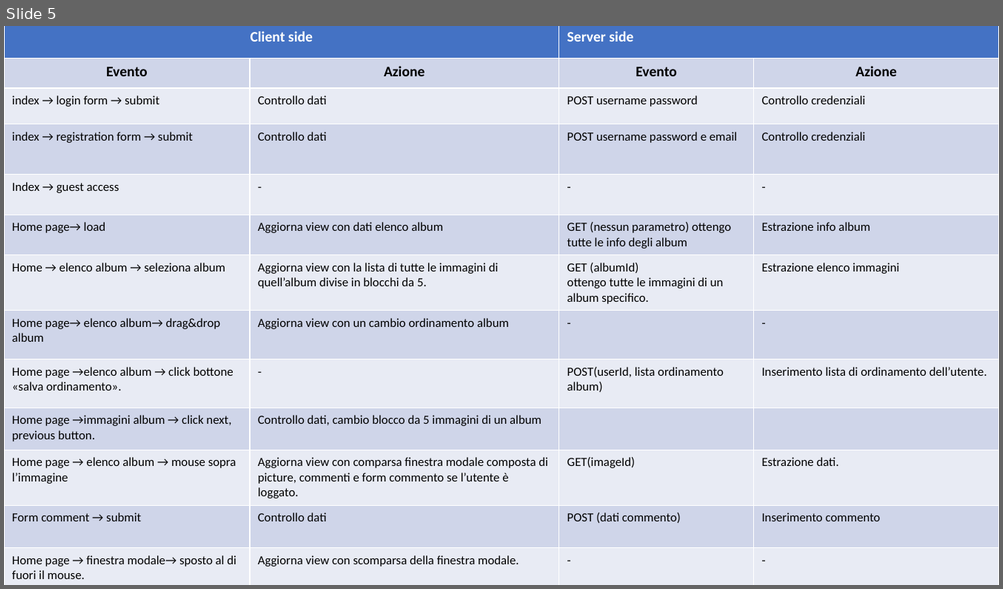
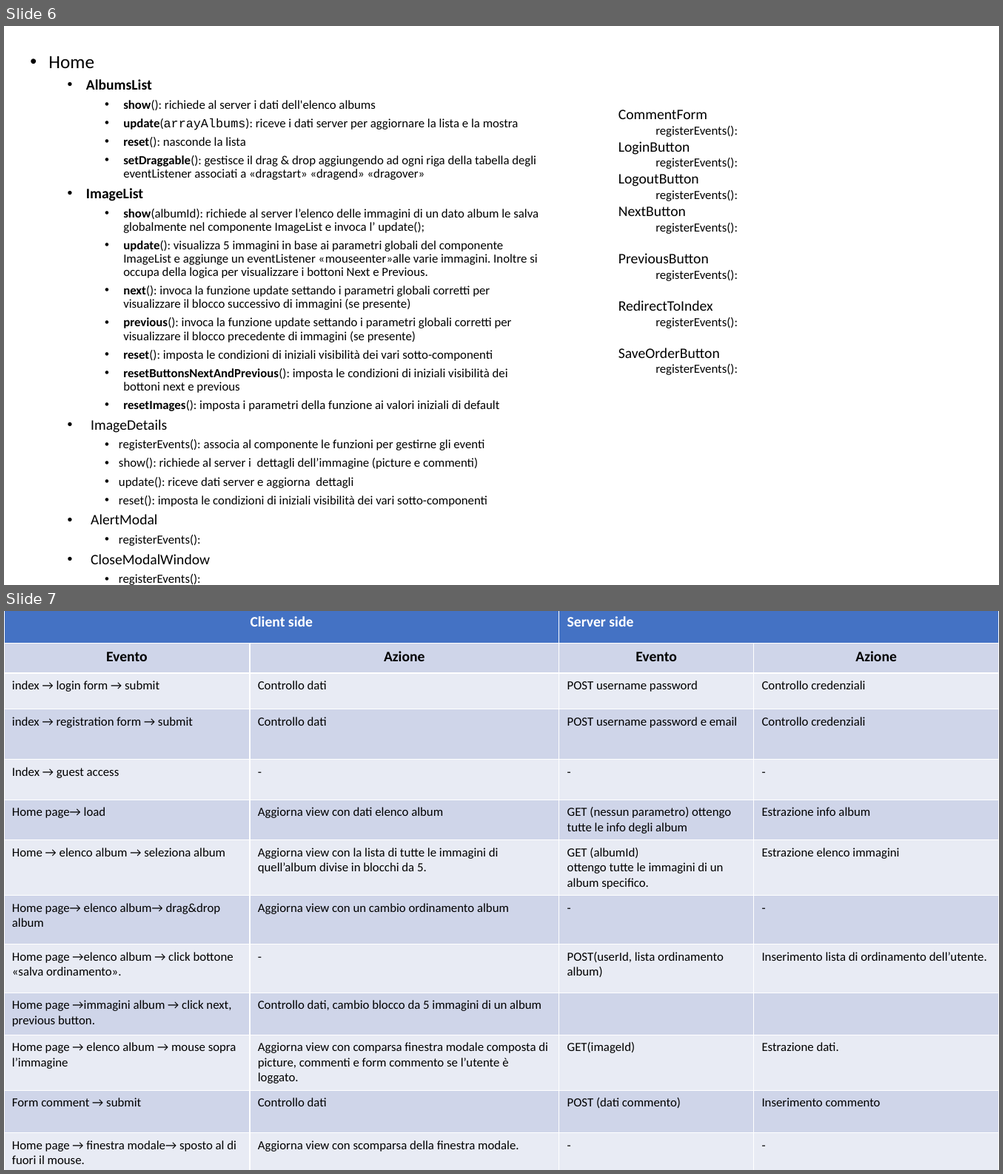
Before and after one commit to Giulsmoon/TecnologiePerIlWeb_Project1, a slide deck: Presentazioni Powerpoint/Progetto1_versione_RIA.pptx. Shown one above the other, each under a label of ours: slide 5 before the commit, slides 6 and 7 after it. The pictures are 1003x589 and 1003x1174 pixels, drawn with LibreOffice and Linux fonts; fonts in the diff are those of the drawing. Boxes give left, top, right and bottom in pixels: in the first picture for what was removed or moved away, otherwise in the second. Text is boxed around its words. In the diff, an @@ line names an element or a change of style, - is before the commit and + after.

```diff
--- a/Presentazioni Powerpoint/Progetto1_versione_RIA.pptx
+++ b/Presentazioni Powerpoint/Progetto1_versione_RIA.pptx
@@ slide 6 added at bbox=[4, 26, 999, 585], background #FFFFFF @@
@@ text added at bbox=[48, 56, 538, 565], 12 pt, text #000000 @@
+• Home
+  • AlbumsList
+    • show(): richiede al server i dati dell'elenco albums
+    • update(arrayAlbums): riceve i dati server per aggiornare la lista e la mostra
+    • reset(): nasconde la lista
+    • setDraggable(): gestisce il drag & drop aggiungendo ad ogni riga della tabella degli eventListener associati a «dragstart» «dragend» «dragover»
+  • ImageList
+    • show(albumId): richiede al server l’elenco delle immagini di un dato album le salva globalmente nel componente ImageList e invoca l’ update();
+    • update(): visualizza 5 immagini in base ai parametri globali del componente ImageList e aggiunge un eventListener «mouseenter»alle varie immagini. Inoltre si occupa della logica per visualizzare i bottoni Next e Previous.
+    • next(): invoca la funzione update settando i parametri globali corretti per visualizzare il blocco successivo di immagini (se presente)
+    • previous(): invoca la funzione update settando i parametri globali corretti per visualizzare il blocco precedente di immagini (se presente)
+    • reset(): imposta le condizioni di iniziali visibilità dei vari sotto-componenti
+    • resetButtonsNextAndPrevious(): imposta le condizioni di iniziali visibilità dei bottoni next e previous
+    • resetImages(): imposta i parametri della funzione ai valori iniziali di default
+  • ImageDetails
+    • registerEvents(): associa al componente le funzioni per gestirne gli eventi
+    • show(): richiede al server i dettagli dell’immagine (picture e commenti)
+    • update(): riceve dati server e aggiorna dettagli
+    • reset(): imposta le condizioni di iniziali visibilità dei vari sotto-componenti
+  • AlertModal
+    • registerEvents():
+  • CloseModalWindow
+    • registerEvents():
@@ text added at bbox=[618, 110, 737, 375], 12 pt, text #000000 @@
+  CommentForm
+    registerEvents():
+  LoginButton
+    registerEvents():
+  LogoutButton
+    registerEvents():
+  NextButton
+    registerEvents():
+  PreviousButton
+    registerEvents():
+  RedirectToIndex
+    registerEvents():
+  SaveOrderButton
+    registerEvents():
@@ what was slide 5 is now slide 7 @@
```
Also in this commit, not shown: 3 slides changed, 2 other slides added, 1 slide removed, 10 other files.
